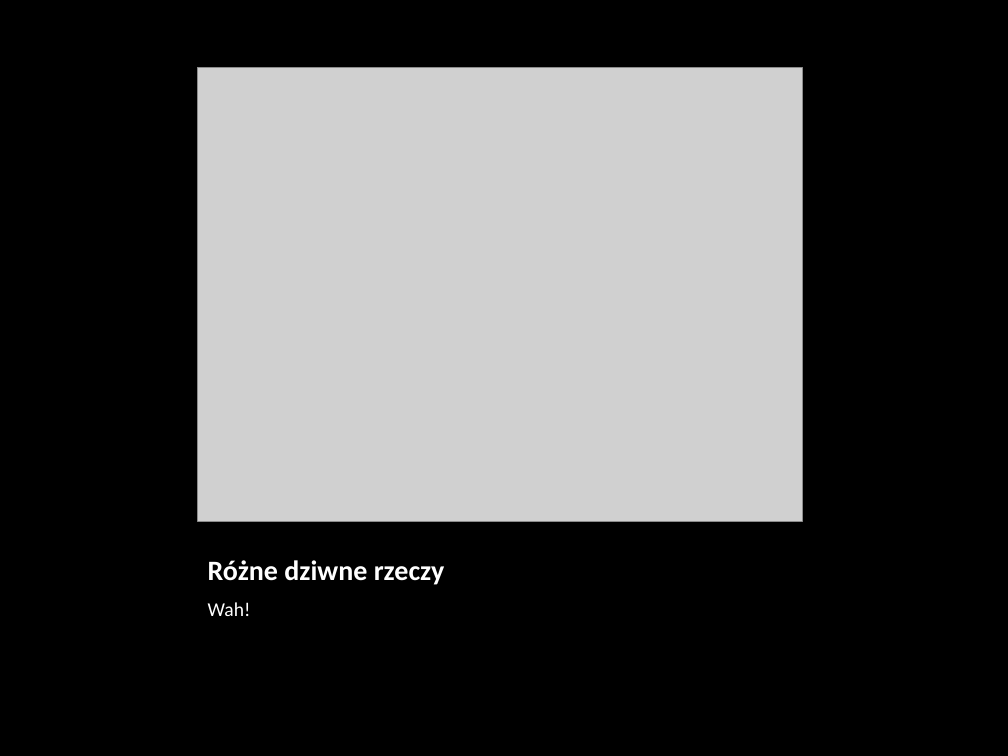
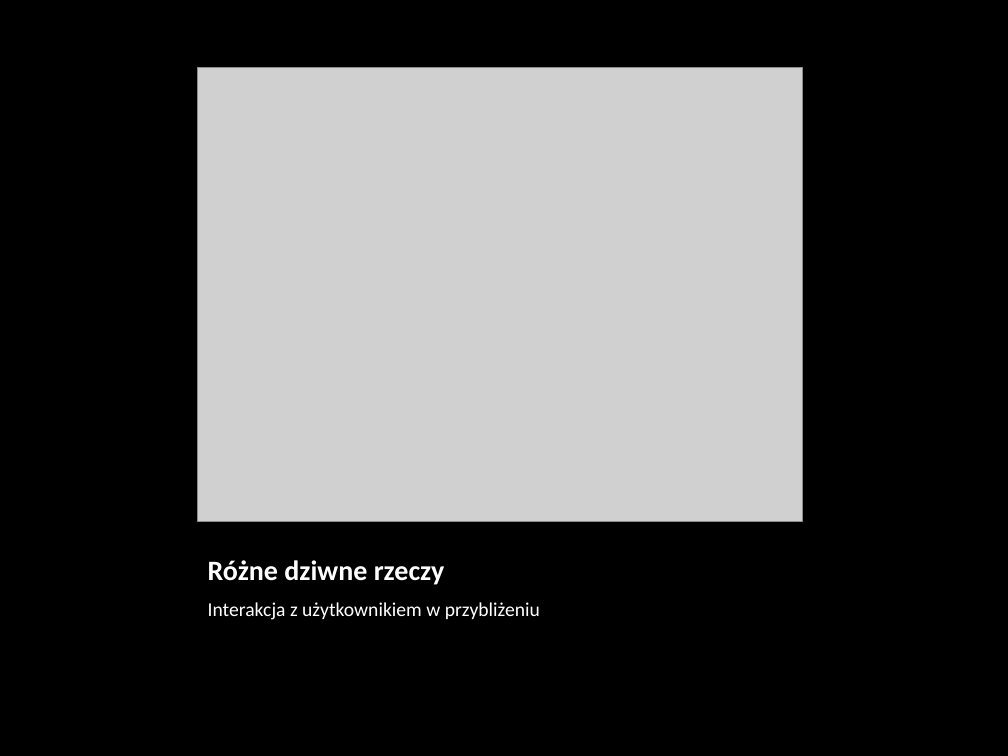
Before and after one commit to nabijaczleweli/UniwersytetDzieci-Google-2015-prezentacja, a slide deck: slide 20 of prezentacja/JavaScript.pptx (slide 19 before the commit). Drawn at 1008x756 pixels with LibreOffice and Linux fonts; fonts in the diff are those of the drawing; grey boxes stand for pictures. Boxes give left, top, right and bottom in pixels: in the first picture for what was removed or moved away, otherwise in the second. Text is boxed around its words. In the diff, an @@ line names an element or a change of style, - is before the commit and + after.

```diff
--- a/prezentacja/JavaScript.pptx
+++ b/prezentacja/JavaScript.pptx
@@ text at (x1=208, y1=602, x2=540, y2=620): text changed @@
-Wah!
+Interakcja z użytkownikiem w przybliżeniu
```
Also in this commit, not shown: 8 other slides changed, 1 slide added, 6 other files.
